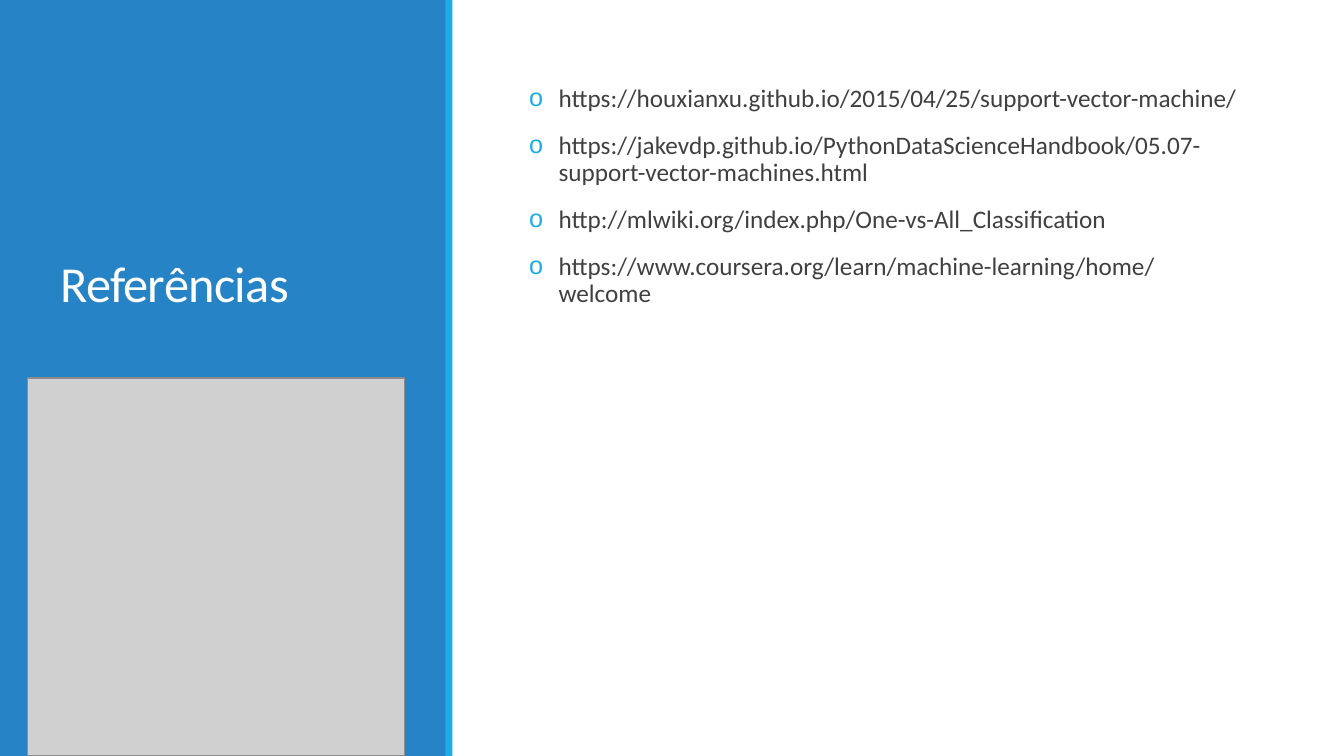
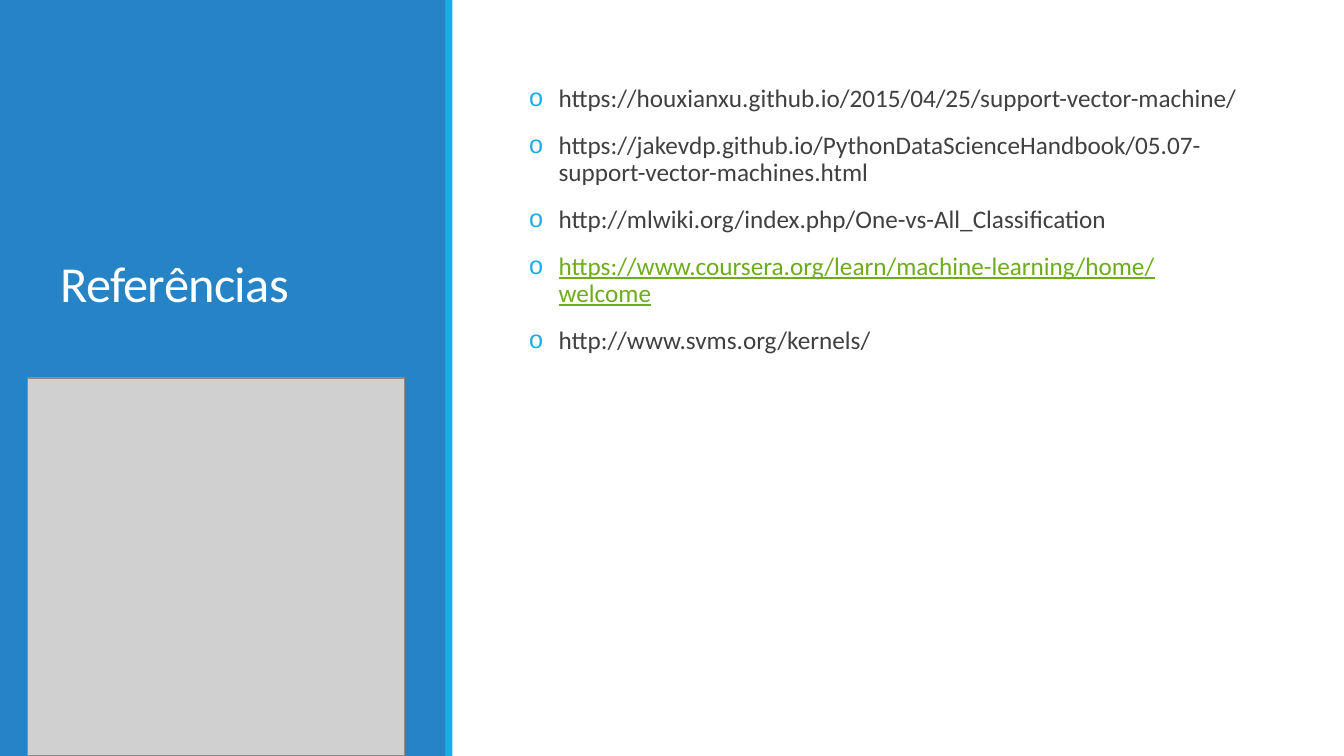
Before and after one commit to mrezende/ml-discipline, a slide deck: slide 17 of presentation/PresentationSVM.pptx (slide 22 before the commit). Drawn at 1344x756 pixels with LibreOffice and Linux fonts; fonts in the diff are those of the drawing; grey boxes stand for pictures. Boxes give left, top, right and bottom in pixels: in the first picture for what was removed or moved away, otherwise in the second. Text is boxed around its words. In the diff, an @@ line names an element or a change of style, - is before the commit and + after.

```diff
--- a/presentation/PresentationSVM.pptx
+++ b/presentation/PresentationSVM.pptx
@@ text at [559, 257, 1155, 306]: text colour #404040 to #6EAC1C, underline on in "https://www.coursera.org/learn/machine-learning/home/welcome" @@
@@ text at [559, 331, 871, 354]: paragraph added @@
+o http://www.svms.org/kernels/
```
Also in this commit, not shown: 5 other slides changed, 2 slides added, 7 slides removed, 1 other file.
